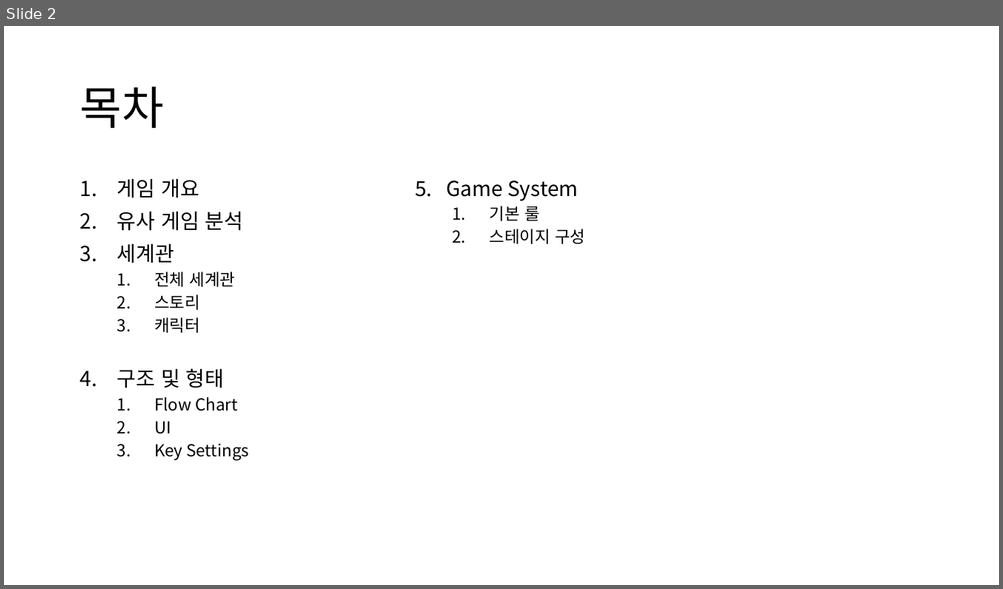
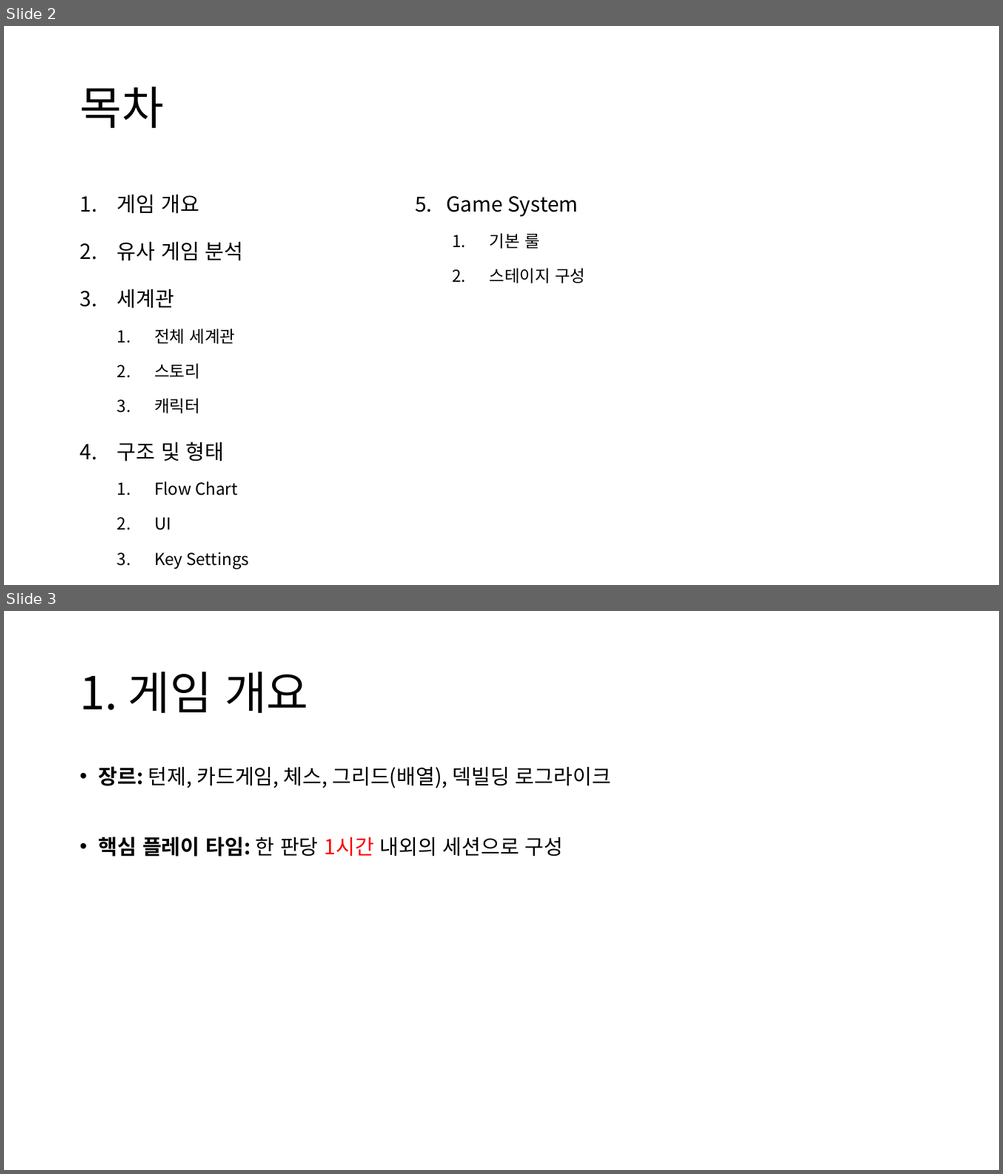
Before and after one commit to CrograNM/Project_Entropy, a slide deck: _문서/_Project Entropy 기획문서.pptx. Shown one above the other, each under a label of ours: slide 2 before the commit, slides 2 and 3 after it. The pictures are 1003x589 and 1003x1174 pixels, drawn with LibreOffice and Linux fonts; fonts in the diff are those of the drawing. Boxes give left, top, right and bottom in pixels: in the first picture for what was removed or moved away, otherwise in the second. Text is boxed around its words. In the diff, an @@ line names an element or a change of style, - is before the commit and + after.

Commit message:
#기획 : 개요, 유사 게임, 세계관

```diff
--- a/_문서/_Project Entropy 기획문서.pptx
+++ b/_문서/_Project Entropy 기획문서.pptx
@@ slide 3 added at (4, 611, 999, 1170), background #FFFFFF @@
@@ title added at (79, 672, 308, 713), 44 pt, text #000000 @@
+1. 게임 개요
@@ text added at (99, 766, 611, 857), 20 pt, text #000000 @@
+• 장르: 턴제, 카드게임, 체스, 그리드(배열), 덱빌딩 로그라이크
+• 핵심 플레이 타임: 한 판당 1시간 내외의 세션으로 구성
@@ slide 2 changed as well @@
@@ text "게임 개요" at (117, 194, 250, 569): line spacing 0.9 to 1.5 @@
@@ text "5. Game System" at (415, 196, 585, 284): line spacing 0.9 to 1.5 @@
```
Also in this commit, not shown: 1 other slide changed, 7 other slides added.
